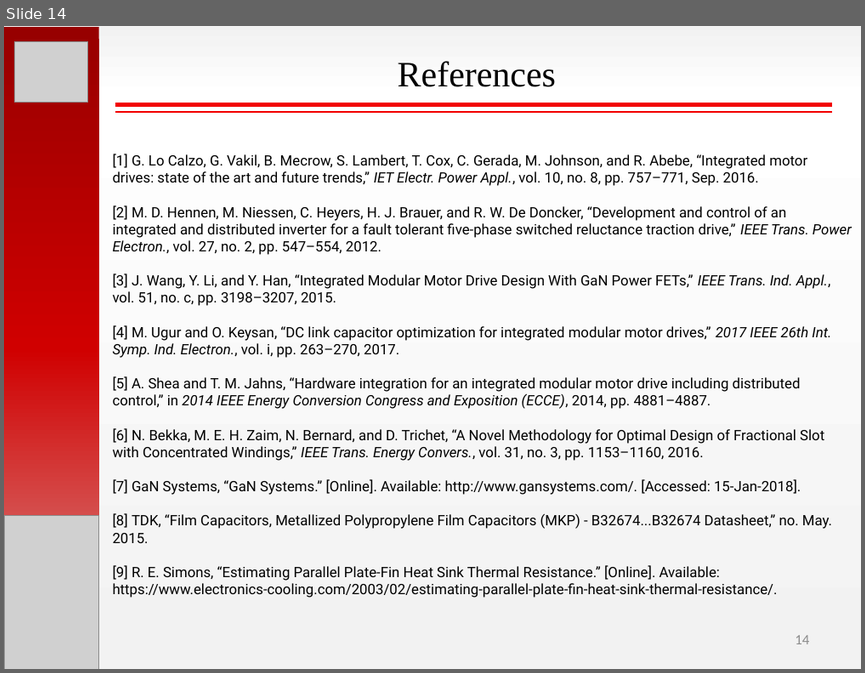
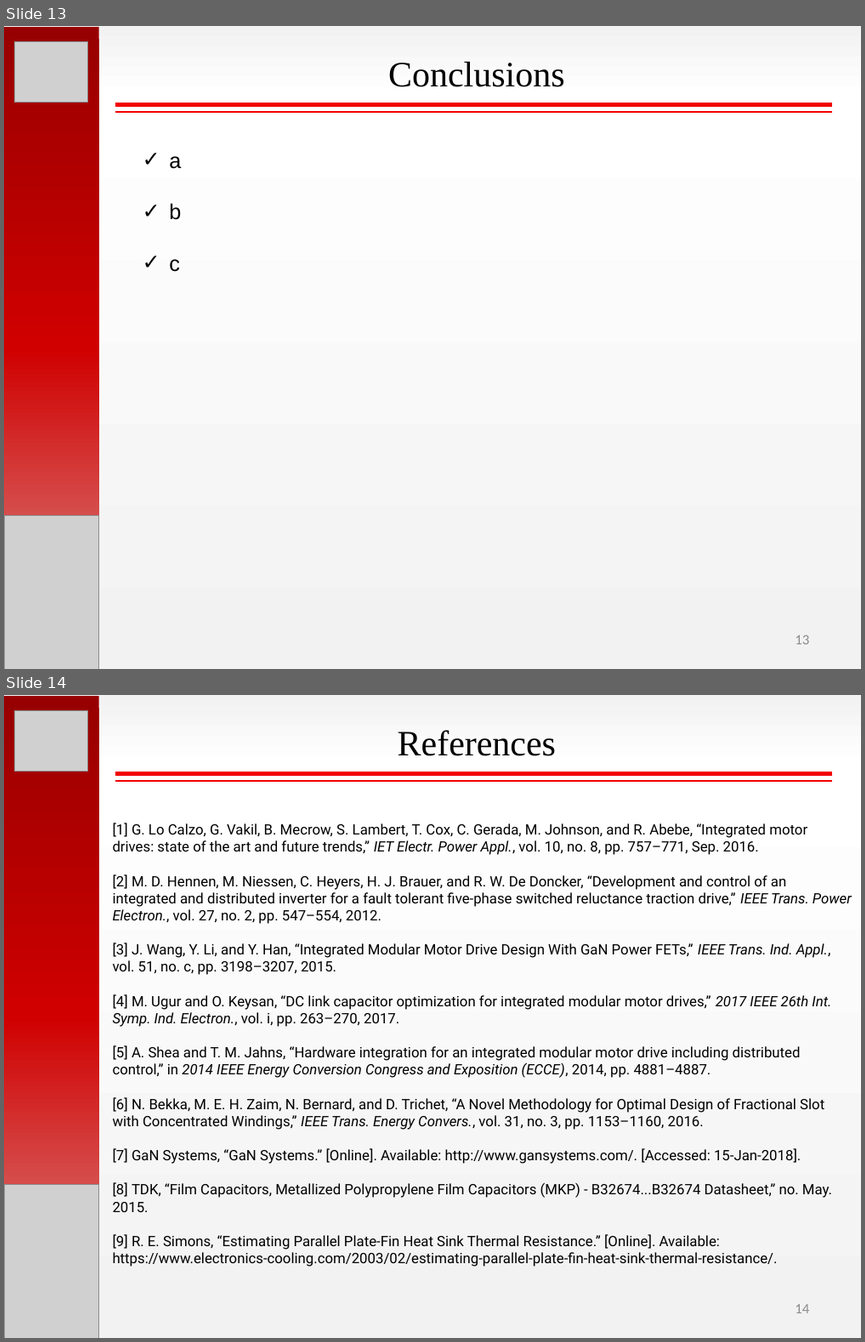
Before and after one commit to hakanpolat/IMMD, a slide deck: Paper/PEMD 2018/Presentation/PEMD2018_OralPres_Mesut_Uğur.pptx. Shown one above the other, each under a label of ours: slide 14 before the commit, slides 13 and 14 after it. The pictures are 865x673 and 865x1342 pixels, drawn with LibreOffice and Linux fonts; fonts in the diff are those of the drawing; grey boxes stand for pictures. Boxes give left, top, right and bottom in pixels: in the first picture for what was removed or moved away, otherwise in the second. Text is boxed around its words. In the diff, an @@ line names an element or a change of style, - is before the commit and + after.

```diff
--- a/Paper/PEMD 2018/Presentation/PEMD2018_OralPres_Mesut_Uğur.pptx
+++ b/Paper/PEMD 2018/Presentation/PEMD2018_OralPres_Mesut_Uğur.pptx
@@ slide 13 added at <box>4,26,861,669</box>, background gradient #F2F2F2 to #FFFFFF @@
@@ rectangle added at <box>4,27,99,669</box>, fill gradient #970000 to #D00000 to #D99694 @@
@@ picture added at <box>15,41,88,102</box> @@
@@ text added at <box>388,62,565,87</box>, 30 pt, text #000000 @@
+Conclusions
@@ line added from (115, 105) to (833, 105), #F20000 4 pt @@
@@ line added from (115, 112) to (833, 112), #F20000 1.5 pt @@
@@ text added at <box>169,156,181,272</box>, 18 pt, text #000000 @@
+✓ a
+✓ b
+✓ c
@@ picture added at <box>4,516,98,669</box> @@
@@ page number added at <box>794,635,809,644</box>, 12 pt, text #8C8C8C @@
+13
```
Also in this commit, not shown: 7 slides changed, 5 other slides added, 6 slides removed, 16 other files.
